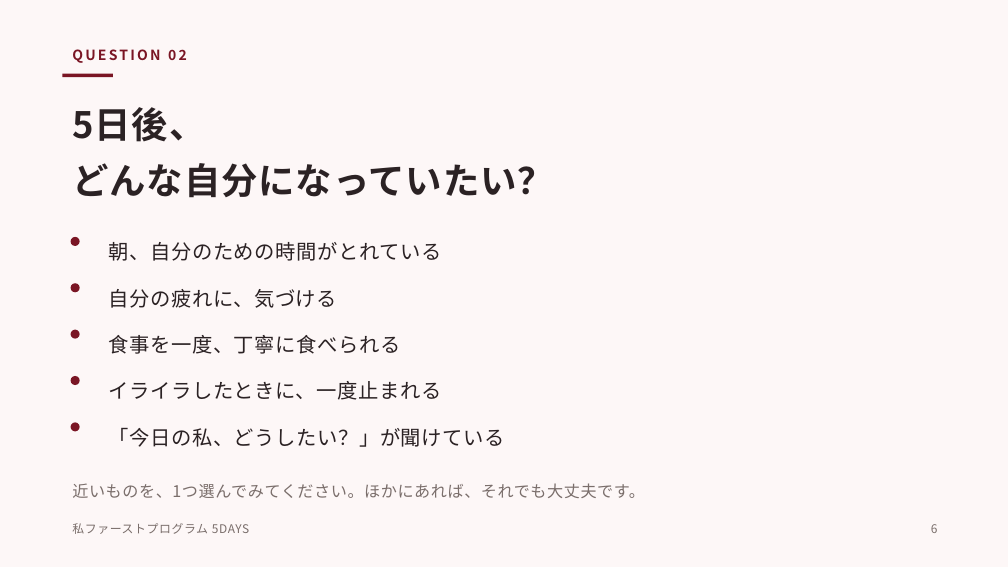
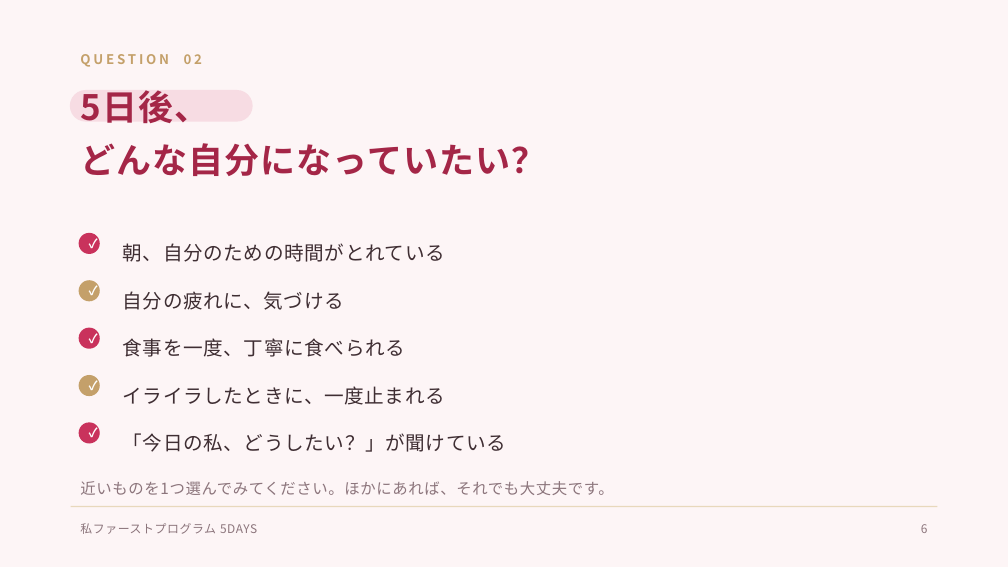
Before and after one commit to shiori0823/shiorin-trainer, a slide deck: slide 6 of jv-5days/deck/5days-kickoff.pptx. Drawn at 1008x567 pixels with LibreOffice and Linux fonts; fonts in the diff are those of the drawing. Boxes give left, top, right and bottom in pixels: in the first picture for what was removed or moved away, otherwise in the second. Text is boxed around its words. In the diff, an @@ line names an element or a change of style, - is before the commit and + after.

```diff
--- a/jv-5days/deck/5days-kickoff.pptx
+++ b/jv-5days/deck/5days-kickoff.pptx
@@ background #FDF7F7 to #FDF5F6 @@
@@ text "QUESTION 02": place and size @@
-text "QUESTION 02" at (72,49,187,63)
+text "QUESTION 02" at (80,54,202,67)
@@ text "QUESTION 02" at (80,54,202,67): size 10 to 9.5 pt, text colour #7A1524 to #C4A06A, letter spacing 1.6 to 2 pt @@
@@ rectangle removed at (62,74,113,78) @@
@@ text "5日後、": place and size @@
-text "5日後、" at (72,107,554,198)
+text "5日後、" at (80,90,546,176)
@@ text "5日後、" at (80,90,546,176): size 26 to 25 pt, text colour #2B2224 to #A42647, letter spacing 0.6 to 0.8 pt; line spacing 40pt to 38pt @@
@@ rounded rectangle added at (71,91,252,121), fill #F7DCE3, outline #F7DCE3 1 pt @@
@@ ellipse: place and size @@
-ellipse at (71,237,80,246)
+ellipse at (79,233,100,254)
@@ text added at (79,233,100,254), 9 pt, text #FFFFFF, bold @@
+✓
@@ text "朝、自分のための時間がとれている": place and size @@
-text "朝、自分のための時間がとれている" at (109,242,442,261)
+text "朝、自分のための時間がとれている" at (123,243,445,262)
@@ ellipse: place and size @@
-ellipse at (71,283,80,292)
+ellipse at (79,280,100,301)
@@ ellipse at (79,280,100,301): fill #7A1524 to #C4A06A @@
@@ text added at (79,280,100,301), 9 pt, text #FFFFFF, bold @@
+✓
@@ text "自分の疲れに、気づける": place and size @@
-text "自分の疲れに、気づける" at (109,289,337,308)
+text "自分の疲れに、気づける" at (123,291,344,310)
@@ ellipse: place and size @@
-ellipse at (71,376,80,385)
+ellipse at (79,328,100,349)
@@ text added at (79,328,100,349), 9 pt, text #FFFFFF, bold @@
+✓
@@ text "食事を一度、丁寧に食べられる": place and size @@
-text "食事を一度、丁寧に食べられる" at (109,335,401,354)
+text "食事を一度、丁寧に食べられる" at (123,338,405,357)
@@ ellipse removed at (71,330,80,339) @@
@@ ellipse added at (79,375,100,396), fill #C4A06A @@
@@ text added at (79,375,100,396), 9 pt, text #FFFFFF, bold @@
+✓
@@ text "イライラしたときに、一度止まれる": place and size @@
-text "イライラしたときに、一度止まれる" at (109,381,442,400)
+text "イライラしたときに、一度止まれる" at (123,386,445,405)
@@ size 14.5 to 14 pt, text colour #2B2224 to #3F2E33; line spacing 24pt to 22pt in 5 elements at (123,243,445,262), (123,291,344,310), (123,338,405,357), (123,386,445,405), (123,433,506,452) @@
@@ text "「今日の私、どうしたい？」が聞けている": place and size @@
-text "「今日の私、どうしたい？」が聞けている" at (109,428,505,447)
+text "「今日の私、どうしたい？」が聞けている" at (123,433,506,452)
@@ fill #7A1524 to #C9325C in 3 elements at (79,233,100,254), (79,328,100,349), (79,422,100,444) @@
@@ ellipse: place and size @@
-ellipse at (71,422,80,431)
+ellipse at (79,422,100,444)
@@ text added at (79,422,100,444), 9 pt, text #FFFFFF, bold @@
+✓
@@ rectangle added at (71,506,937,507), fill #E8D8BC @@
@@ text at (80,481,613,495): text changed; size 11.5 to 11 pt; text colour #7A6E6B to #8C757C @@
-近いものを、1つ選んでみてください。ほかにあれば、それでも大丈夫です。
+近いものを1つ選んでみてください。ほかにあれば、それでも大丈夫です。
@@ text "私ファーストプログラム 5DAYS" at (80,523,257,534): text colour #7A6E6B to #8C757C @@
@@ text "私ファーストプログラム 5DAYS": place and size @@
-text "私ファーストプログラム 5DAYS" at (72,523,249,534)
+text "私ファーストプログラム 5DAYS" at (80,523,257,534)
@@ text "6": place and size @@
-text "6" at (931,524,938,533)
+text "6" at (921,524,928,533)
@@ text "6" at (921,524,928,533): text colour #7A6E6B to #8C757C @@
```
Also in this commit, not shown: 11 other slides changed, 5 other files.
